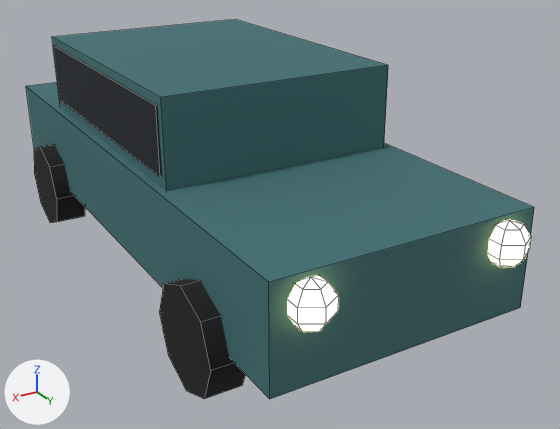
The Blender file models/doroga/car-car.blend, before and after one commit.
Rendered twice from a camera (50 mm lens) standing at (2.26, 4.52, 2.51) and looking at (-0.26, 0.33, 0.42). The lights are fixed; the arrows at lower left show +X, +Y and +Z. The older version comes first. Mesh edges are drawn as thin lines.

Names of what the first picture shows: '00_paint0', '01_paint0_r320', '02_#1a2026_noshadow_r320', '03_#141416_r110', '04_#ffe9b0_noshadow'.
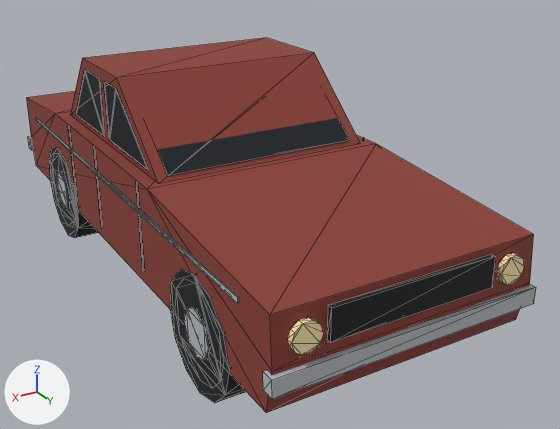
Pixel boxes (x1, y1, x2, y2) of what changed, in the pictures (560 x 429 px; the box of a moved part takes in the faces that stretch with it):
'01_paint0', added (red): after (27, 38, 534, 413)
'00_paint0', deleted (dark cyan): before (26, 82, 534, 399)
'01_paint0_r320', deleted (dark cyan): before (52, 19, 388, 191)
'00_#1e2022_noshadow_r320', added: after (49, 125, 496, 403)
'02_#1a2026_noshadow_r320', reshaped: before (54, 46, 162, 177); after (76, 69, 350, 176)
'03_#141416_r110', reshaped (not visible afterwards): before (34, 144, 245, 399)
'03_#b8bcc0_noshadow_r110', added: after (28, 117, 536, 399)
'04_#ffe9b0_noshadow', recoloured, surface changed, reshaped (9% shorter): before (287, 220, 531, 332); after (288, 253, 524, 355)
part 2 of me_04__ffe9b0_noshadow, moved or reshaped: before (487, 220, 531, 267); after (497, 253, 524, 285)
part 3 of me_04__ffe9b0_noshadow, moved or reshaped: before (287, 276, 339, 332); after (288, 317, 323, 355)
part 4 of me_03__141416_r110, rebuilt (not visible afterwards): before (159, 279, 245, 399)
part 5 of me_03__141416_r110, cut back (black): before (34, 144, 85, 223)

Diff of the bpy script that builds the scene:
```diff
--- a/models/doroga/car-car.blend.py
+++ b/models/doroga/car-car.blend.py
@@ mat_paint0 @@
 mat_paint0 = principled_material('paint0')
-mat_paint0.base_color = (0.0497, 0.159, 0.171)  # dark cyan #3f6f73
-mat_paint0.roughness = 0.9
+mat_paint0.base_color = (0.259, 0.0478, 0.0356)  # red #8b3e35
+mat_paint0.roughness = 0.85
@@ mat_ffe9b0_emit__ffd890_3 @@
 mat_ffe9b0_emit__ffd890_3.roughness = 0.9
-mat_ffe9b0_emit__ffd890_3.emission_color = (1.0, 0.687, 0.279)  # beige #ffd890
-mat_ffe9b0_emit__ffd890_3.emission_strength = 3.0
@@ me_02__1a2026_noshadow_r320 @@
-me_02__1a2026_noshadow_r320.from_pydata(...)  # 8 vertices, 6 faces; spans x -0.76..0.76, y -1.15..0.75, z 1.02..1.42
-me_02__1a2026_noshadow_r320.materials.append(mat_1a2026)  # black #1a2026
+me_02__1a2026_noshadow_r320.from_pydata(...)  # 48 vertices, 72 faces; spans x -0.72..0.72, y -1.05..0.58, z 0.95..1.37
+# me_02__1a2026_noshadow_r320 part 1: 8 vertices removed from x -0.76..0.76, y -1.15..0.75, z 1.02..1.42; 48 vertices added at x -0.72..0.72, y -1.05..0.58, z 0.95..1.37
+me_02__1a2026_noshadow_r320.materials.append(mat_1a2026_rough_0_2)  # black #131a21
@@ me_03__141416_r110 @@
-me_03__141416_r110.from_pydata(...)  # 64 vertices, 40 faces; spans x -0.91..0.91, y -1.62..1.62, z 0.0..0.64
+me_03__141416_r110.from_pydata(...)  # 192 vertices, 176 faces; spans x -0.81..0.81, y -1.47..1.55, z 0.0..0.6
+# me_03__141416_r110 part 4: the loose piece of 16 vertices spanning x 0.69..0.91, y 0.98..1.62, z 0.0..0.64 is rebuilt with 24 vertices and now spans x 0.6..0.81, y 0.95..1.55, z 0.0..0.6
+# me_03__141416_r110 part 5: 16 vertices removed from x 0.69..0.91, y -1.62..-0.98, z 0.0..0.64; 48 vertices added at x 0.6..0.81, y -1.47..-0.87, z 0.0..0.6
+# other edits to the shape of me_03__141416_r110 do not show in these pictures
 me_03__141416_r110.materials.append(mat_141416)
@@ me_04__ffe9b0_noshadow @@
-me_04__ffe9b0_noshadow.from_pydata(...)  # 52 vertices, 60 faces; spans x -0.707..0.707, y 1.896..2.144, z 0.67..0.93
+me_04__ffe9b0_noshadow.from_pydata(...)  # 80 vertices, 72 faces; spans x -0.72..0.72, y 2.015..2.055, z 0.569..0.731
+# me_04__ffe9b0_noshadow part 2: 26 vertices removed from x -0.707..-0.493, y 1.896..2.144, z 0.67..0.93; 40 vertices added at x -0.72..-0.55, y 2.015..2.055, z 0.569..0.731
+# me_04__ffe9b0_noshadow part 3: 26 vertices removed from x 0.493..0.707, y 1.896..2.144, z 0.67..0.93; 40 vertices added at x 0.55..0.72, y 2.015..2.055, z 0.569..0.731
 me_04__ffe9b0_noshadow.materials.append(mat_ffe9b0_emit__ffd890_3)
@@ ob_00_paint0 @@
-ob_00_paint0 = bpy.data.objects.new('00_paint0', me_00_paint0)
@@ ob_01_paint0_r320 @@
-ob_01_paint0_r320 = bpy.data.objects.new('01_paint0_r320', me_01_paint0_r320)
@@ ob_03__b8bcc0_noshadow_r110 @@
+ob_03__b8bcc0_noshadow_r110 = bpy.data.objects.new('03_#b8bcc0_noshadow_r110', me_03__b8bcc0)  # 160 vertices, 160 faces; spans x -0.82..0.82, y -2.06..2.06, z 0.15..0.75; in mat_b8bcc0_metal_0_6_rough_0_35 (light grey #b9bdc1)
+ob_03__b8bcc0_noshadow_r110.location = (0.0, 0.0, 0.0)
@@ ob_01_paint0 @@
+ob_01_paint0 = bpy.data.objects.new('01_paint0', me_01_paint0)  # 24 vertices, 40 faces; spans x -0.8..0.8, y -2.04..2.04, z 0.26..1.42; in mat_paint0 (red #8b3e35)
+ob_01_paint0.location = (0.0, 0.0, 0.0)
@@ ob_00__1e2022_noshadow_r320 @@
+ob_00__1e2022_noshadow_r320 = bpy.data.objects.new('00_#1e2022_noshadow_r320', me_00__1e2022)  # 248 vertices, 260 faces; spans x -0.81..0.81, y -1.54..2.05, z -0.08..0.92; in mat_1e2022 (black #181a1c)
+ob_00__1e2022_noshadow_r320.location = (0.0, 0.0, 0.0)
```
